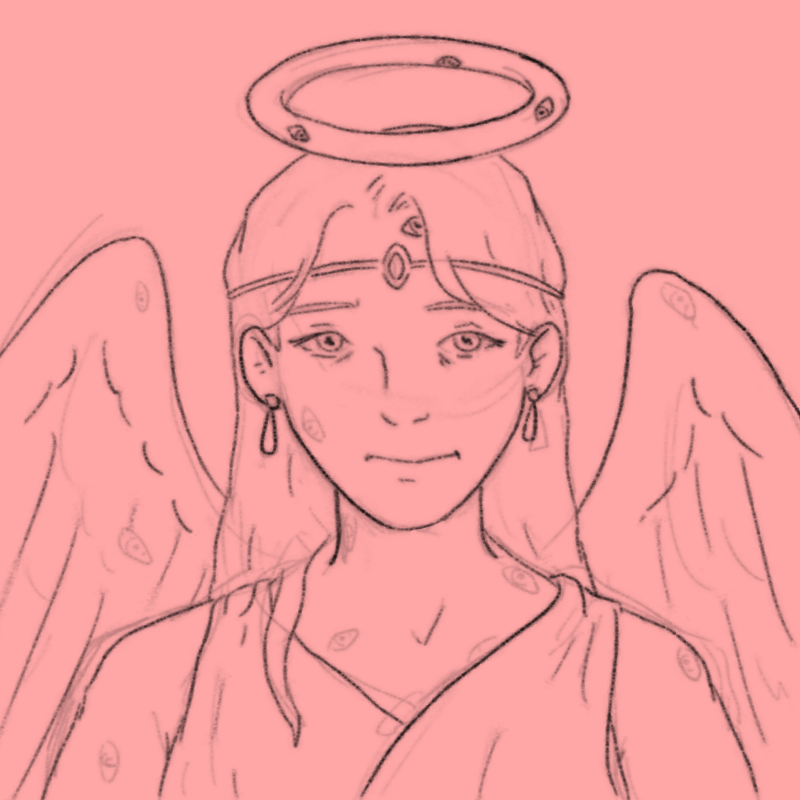
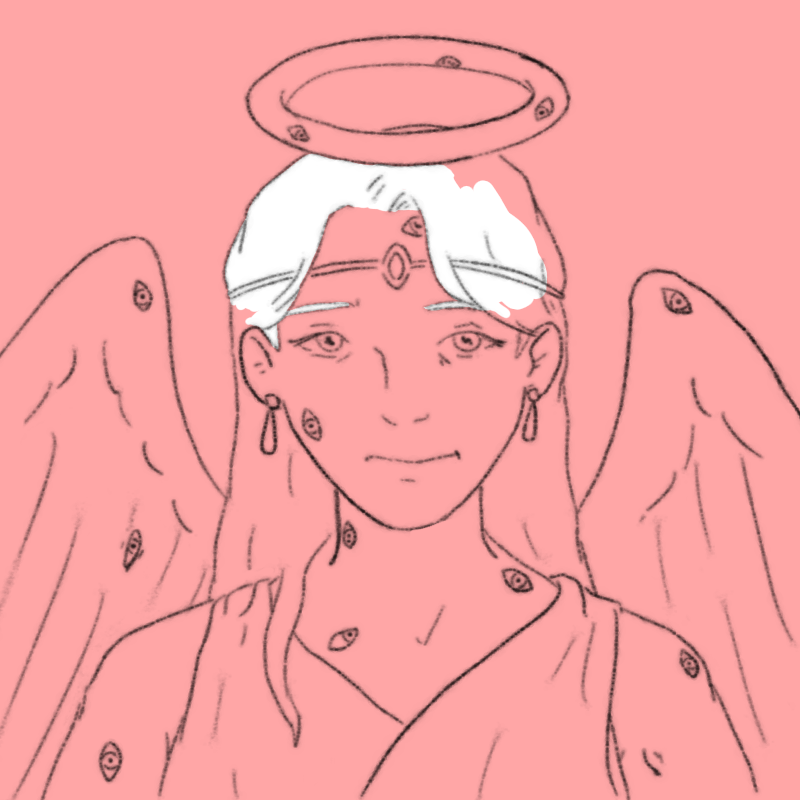
Comparing the layer stacks of the two 800×800 images. Changes:
painted on "Calque de dessin 2" over left=0, top=33, right=800, bottom=800
added layer "Calque de dessin 3" above "Calque de dessin 1" over left=221, top=128, right=575, bottom=384
hid "Calque de dessin 1" over left=0, top=33, right=800, bottom=800
